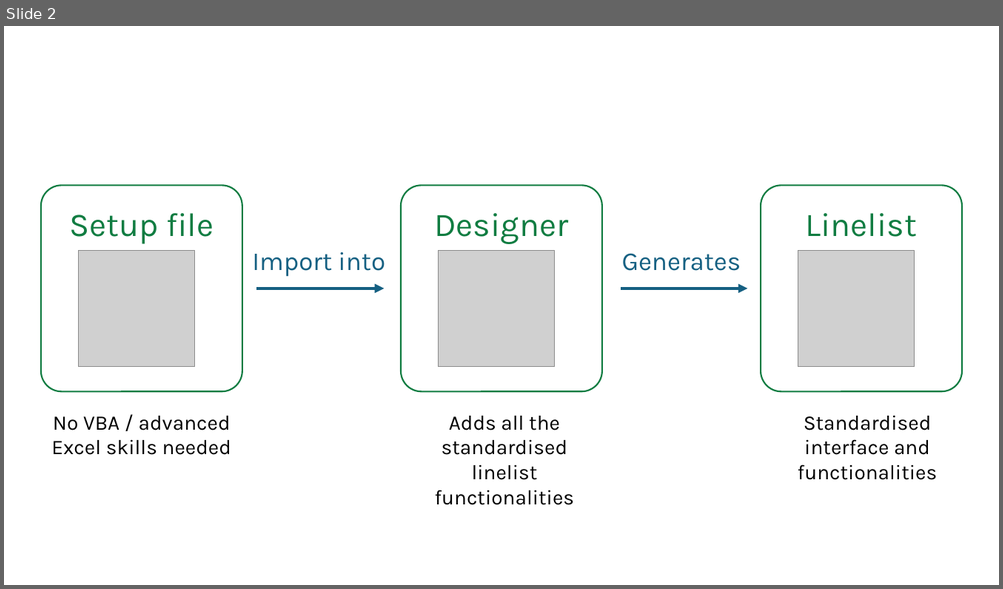
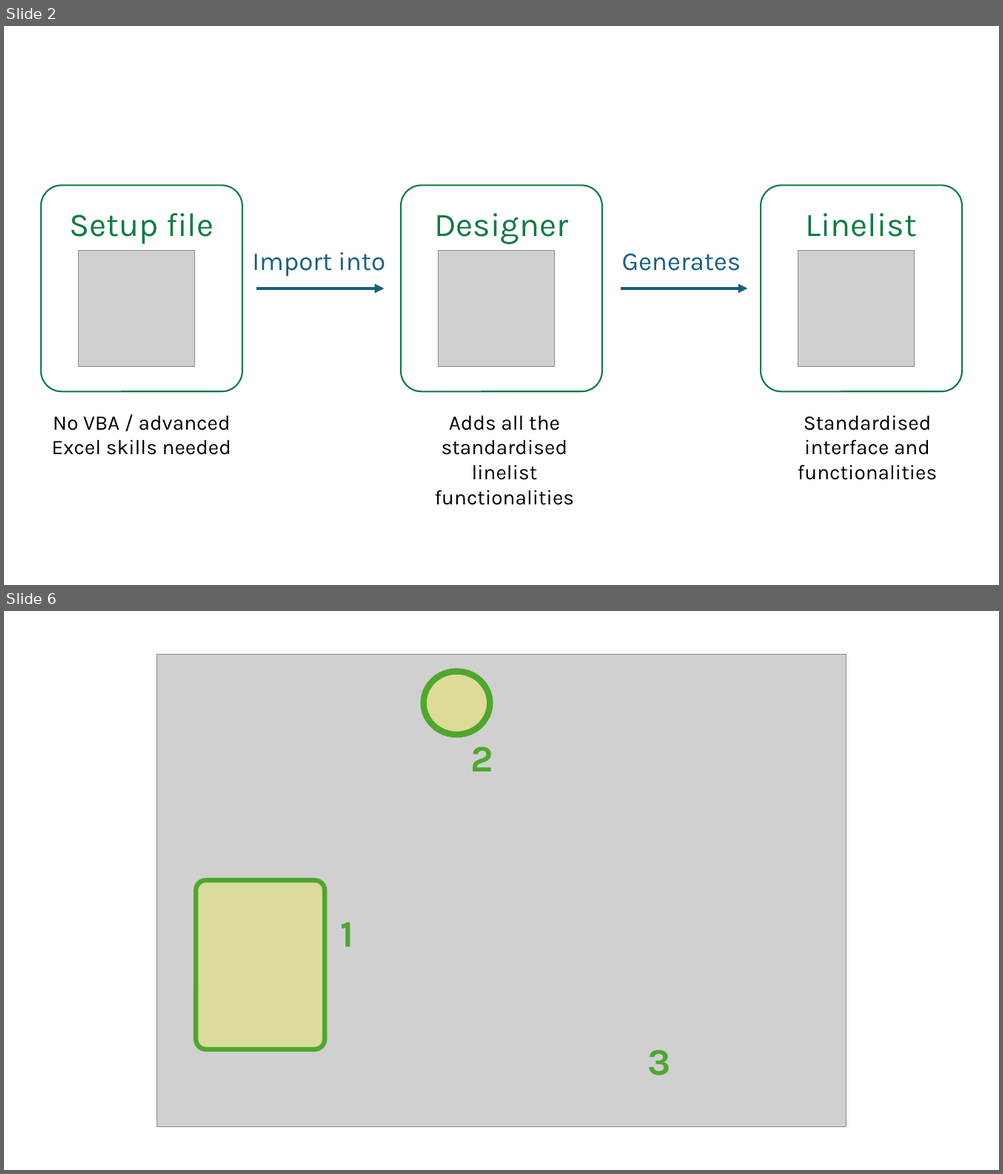
Before and after one commit to epicentre-msf/obt-training, a slide deck: companion.pptx. Shown one above the other, each under a label of ours: slide 2 before the commit, slides 2 and 6 after it; the slides between them are not shown. The pictures are 1003x589 and 1003x1174 pixels, drawn with LibreOffice and Linux fonts; fonts in the diff are those of the drawing; grey boxes stand for pictures. Boxes give left, top, right and bottom in pixels: in the first picture for what was removed or moved away, otherwise in the second. Text is boxed around its words. In the diff, an @@ line names an element or a change of style, - is before the commit and + after.

```diff
--- a/companion.pptx
+++ b/companion.pptx
@@ slide 6 added at [4,611,999,1170], background #FFFFFF @@
@@ group added at [157,654,846,1127]: 4 ellipses, 1 picture, 1 rounded rectangle @@
+2
+1
+3
```
Also in this commit, not shown: 5 other slides added, 51 other files.
